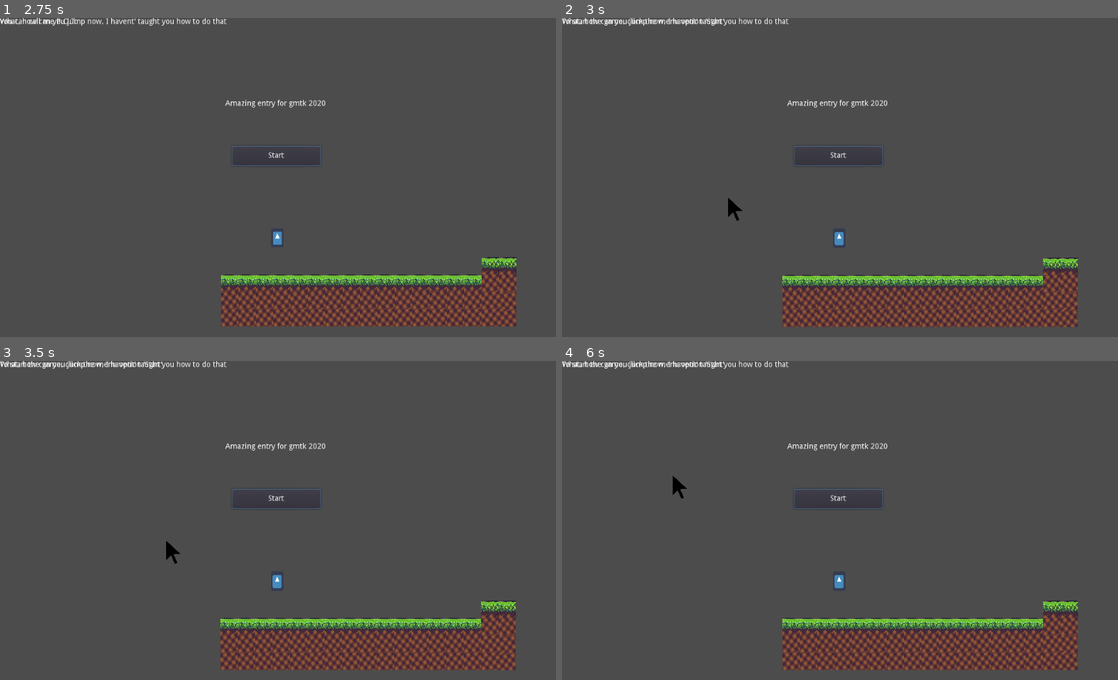
Above: before the commit, frames 1-4 (two rows, left to right).
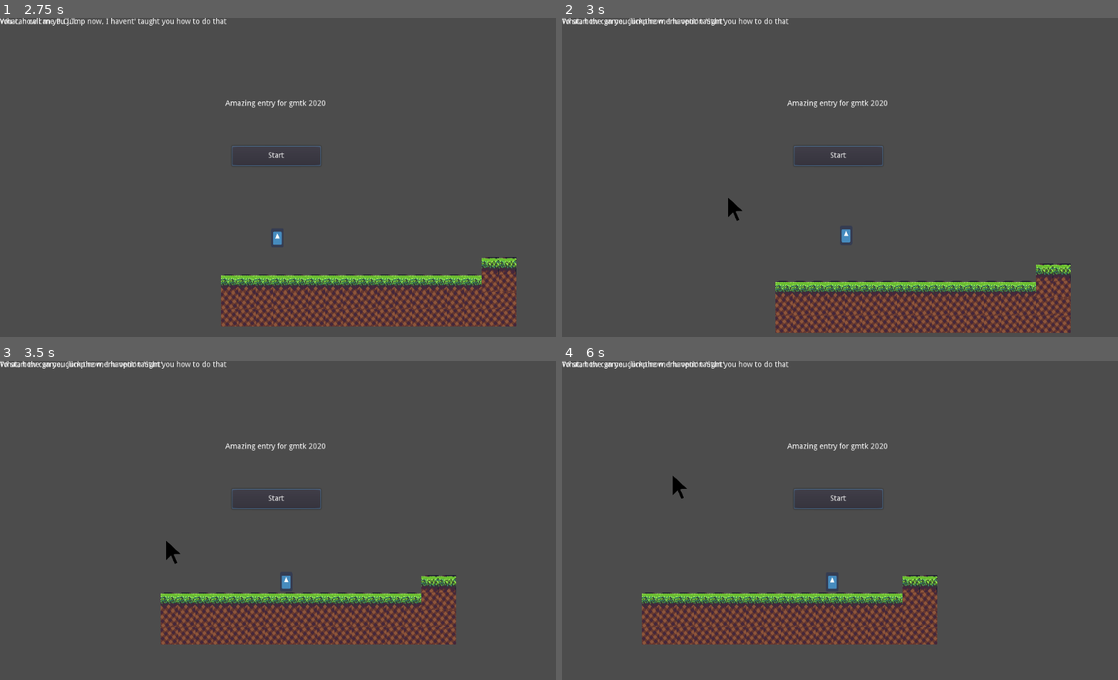
Above: after the commit, the same moments.

Repository: grunkgrunk/gmtk-2020
Game: Godot game, scene res://world.tscn
Same seed, same stepped clock (60 frames per second), same inputs: the game is played once before the commit and once after it. The engine's default icon, where the game draws it, is replaced by a stand-in: a white triangle on a blue panel in a dark square.
Inputs (mouse positions are in pixels of both pictures, inside the frame that each line leads up to):
- Up to frame 1 (2.75 s): click "Start" at 0.5 s; click "Start" at 1.25 s; tap Enter (continue) at 2 s; move the mouse to (400, 164) at 2.02 s; hold Right (ui_right) from 2.03 s (still down); hold Enter (continue) from 2.03 s (still down); tap Up (ui_up) at 2.27 s
- Up to frame 2 (3 s): keep holding Right (ui_right); move the mouse to (728, 196) at 2.77 s; release Enter (continue) at 2.78 s; tap Enter (continue) at 2.85 s
- Up to frame 3 (3.5 s): keep holding Right (ui_right); tap Up (ui_up) at 3.02 s
- Up to frame 4 (6 s): move the mouse to (895, 453) at 3.52 s; release Right (ui_right) at 3.53 s; hold Left (ui_left) 3.53-4.28 s; hold Enter (continue) 3.53-4.28 s; move the mouse to (812, 587) at 4.27 s; hold Right (ui_right) 4.28-5.78 s; tap Enter (continue) at 4.35, 5.85 s; tap Up (ui_up) at 4.52, 5.27 s; move the mouse to (1006, 571) at 5.02 s; hold Enter (continue) 5.03-5.78 s; move the mouse to (673, 475) at 5.77 s; hold Left (ui_left) from 5.78 s (still down)

Frame 1 is identical in both runs. In frame 2, 8.0% of the frame differs, in the area x 38-93%, y 66-99%; in frame 3, 13%; in frame 4, 14%, in the area x 14-93%, y 67-97%.

Commit message:
akjshd

Diff:
--- a/game/mainGame.gd
+++ b/game/mainGame.gd
@@ -4,11 +4,8 @@
 	#hide()
 	#$player.playing = false
 	pass
-func _on_tut_play():
+func play():
 	$player.playing = true
 
-func _on_tut_pause():
+func pause():
 	$player.playing = false
-
-func _on_jump_area_first_jump():
-	_on_tut_pause()
--- a/game/mainGame.tscn
+++ b/game/mainGame.tscn
@@ -57,6 +57,6 @@
 
 [node name="tut" parent="layer" instance=ExtResource( 5 )]
 script = ExtResource( 6 )
+mainGamePath = NodePath("../..")
 [connection signal="body_entered" from="jump_area" to="jump_area" method="_on_jump_area_body_entered"]
-[connection signal="first_jump" from="jump_area" to="." method="_on_jump_area_first_jump"]
 [connection signal="first_jump" from="jump_area" to="layer/tut" method="_on_jump_area_first_jump"]
--- a/game/tut/tut_maingame.gd
+++ b/game/tut/tut_maingame.gd
@@ -1,6 +1,10 @@
 extends Control
 
 signal enter_pressed
+
+export(NodePath) var mainGamePath
+
+onready var mainGame = get_node(mainGamePath)
 
 func t(s):
 	$Text.text = s
@@ -10,6 +14,7 @@
 		emit_signal("enter_pressed")
 
 func _on_jump_area_first_jump():
-
 	t("What, how can you jump now, I havent' taught you how to do that")
+	mainGame.pause()
 	yield(self, "enter_pressed")
+	mainGame.play()
--- a/game/world.tscn
+++ b/game/world.tscn
@@ -1,10 +1,9 @@
-[gd_scene load_steps=7 format=2]
+[gd_scene load_steps=6 format=2]
 
 [ext_resource path="res://cursor.tscn" type="PackedScene" id=1]
 [ext_resource path="res://start.tscn" type="PackedScene" id=2]
 [ext_resource path="res://world.gd" type="Script" id=3]
 [ext_resource path="res://tut/tut.tscn" type="PackedScene" id=4]
-[ext_resource path="res://mainGame.gd" type="Script" id=5]
 [ext_resource path="res://mainGame.tscn" type="PackedScene" id=6]
 
 [node name="world" type="Node2D"]
@@ -25,7 +24,6 @@
 [node name="start" parent="ui_layer/ui" instance=ExtResource( 2 )]
 
 [node name="mainGame" parent="." instance=ExtResource( 6 )]
-script = ExtResource( 5 )
 [connection signal="play" from="ui_layer/tut" to="." method="_on_tut_play"]
 [connection signal="play" from="ui_layer/tut" to="mainGame" method="_on_tut_play"]
 [connection signal="start_pressed" from="ui_layer/ui/start" to="ui_layer/tut" method="_on_start_start_pressed"]
